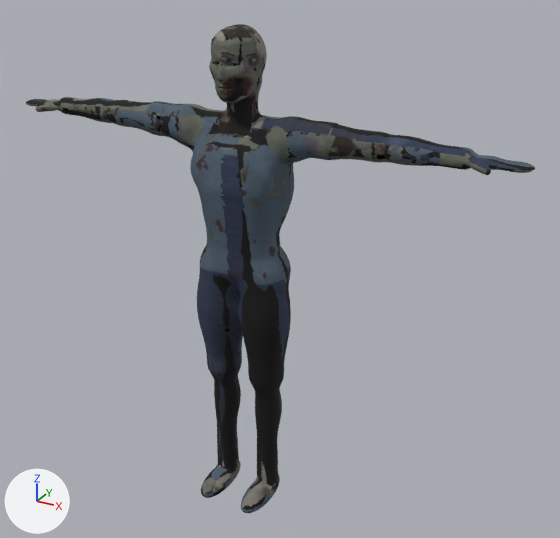
An edit to the glTF model godot/assets/characters/look/look_plus_zombie_slack.glb, drawn before and after from the same camera.
One viewpoint serves both versions: a 50 mm camera at (1.31, -2.11, 2.02) aimed at (0.11, 0.07, 0.93). Arrows for +X, +Y and +Z are at lower left; the lights stay in place. The picture after the commit comes second. Objects named as collision shapes, trigger or cutter boxes, shadow casters or lower levels of detail are left out. Vertices at exactly the same position are counted once.

Script lines for the objects in view, before the commit:
```python
me_body_lod0 = bpy.data.meshes.new('body_lod0')
me_body_lod0.from_pydata(...)  # 15145 vertices, 30132 faces; spans x -0.93..0.93, y -0.17..0.12, z 0.0..1.75
me_body_lod0.materials.append(mat_look_plus_zombie)
ob_body_lod0 = bpy.data.objects.new('body_lod0', me_body_lod0)
ob_body_lod0.location = (0.0, 0.0, 0.0)
```
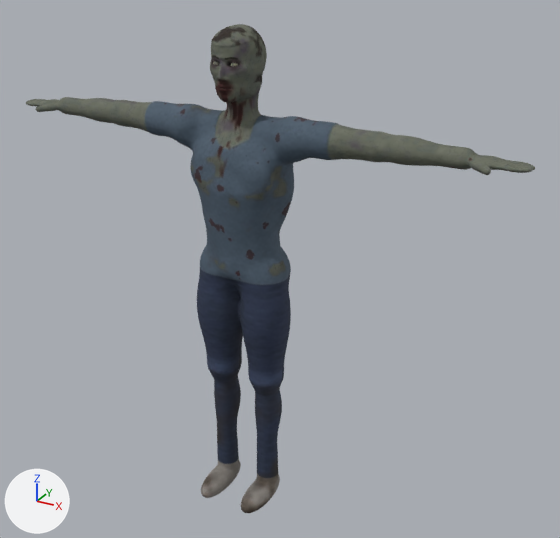
Where the change shows, as pixel boxes [x1, y1, x2, y2] in the pictures (560 x 538 px; the box of a moved part takes in the faces that stretch with it):
part 1 of me_body_lod0, moved or reshaped: before [209, 33, 340, 199]; after [210, 24, 341, 199]
part 2 of me_body_lod0, moved or reshaped: [241, 432, 270, 512] in both
part 3 of me_body_lod0, surface changed: [26, 24, 535, 513] in both

The change, as a diff of the scene's bpy script:
```diff
--- a/godot/assets/characters/look/look_plus_zombie_slack.glb.py
+++ b/godot/assets/characters/look/look_plus_zombie_slack.glb.py
@@ me_body_lod0 @@
 # used by ob_body_lod0; location = (0.0, 0.0, 0.0)
-me_body_lod0.from_pydata(...)  # 15145 vertices, 30132 faces; spans x -0.93..0.93, y -0.17..0.12, z 0.0..1.75
+me_body_lod0.from_pydata(...)  # 15143 vertices, 30131 faces; spans x -0.93..0.93, y -0.17..0.12, z 0.0..1.75
+# me_body_lod0 part 1: 196 vertices moved within x -0.08..0.34, y -0.1..0.11, z 1.24..1.75; 174 vertices removed from x -0.08..0.08, y -0.09..0.01, z 1.53..1.71; 171 vertices added at x -0.08..0.08, y -0.1..0.07, z 1.53..1.7
+# me_body_lod0 part 2: 22 vertices moved within x 0.05..0.11, y -0.17..-0.01, z 0.0..0.09; 1 vertex removed from x 0.08, y -0.03, z 0.28; 2 vertices added at x 0.08, y -0.03, z 0.24..0.29
+# me_body_lod0 part 3: 27077 kept faces spanning x -0.93..0.93, y -0.17..0.12, z 0.0..1.75 get new texture (UV) coordinates
+# other edits to the shape of me_body_lod0 do not show in these pictures
 me_body_lod0.materials.append(mat_look_plus_zombie)
```
